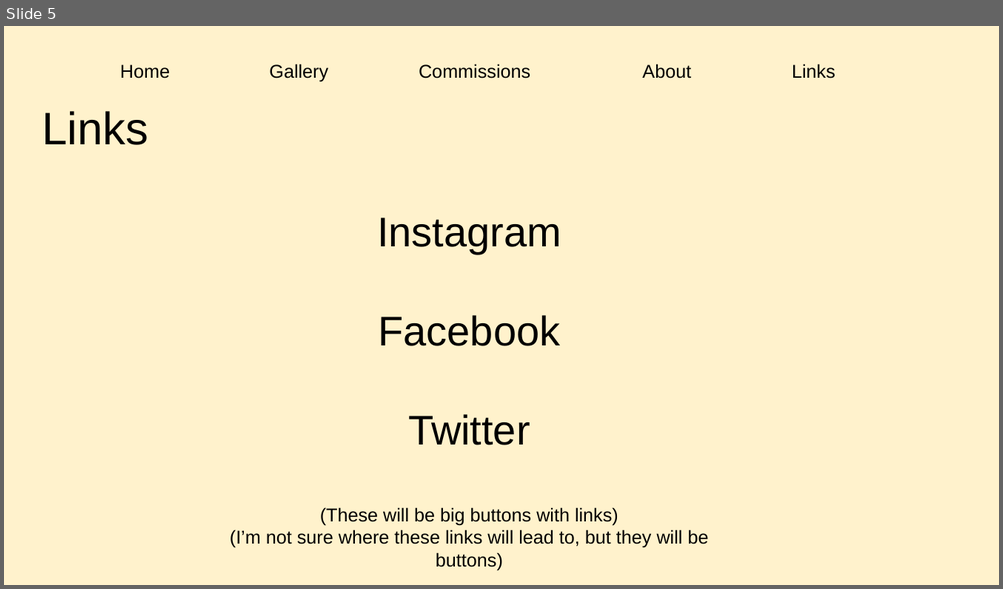
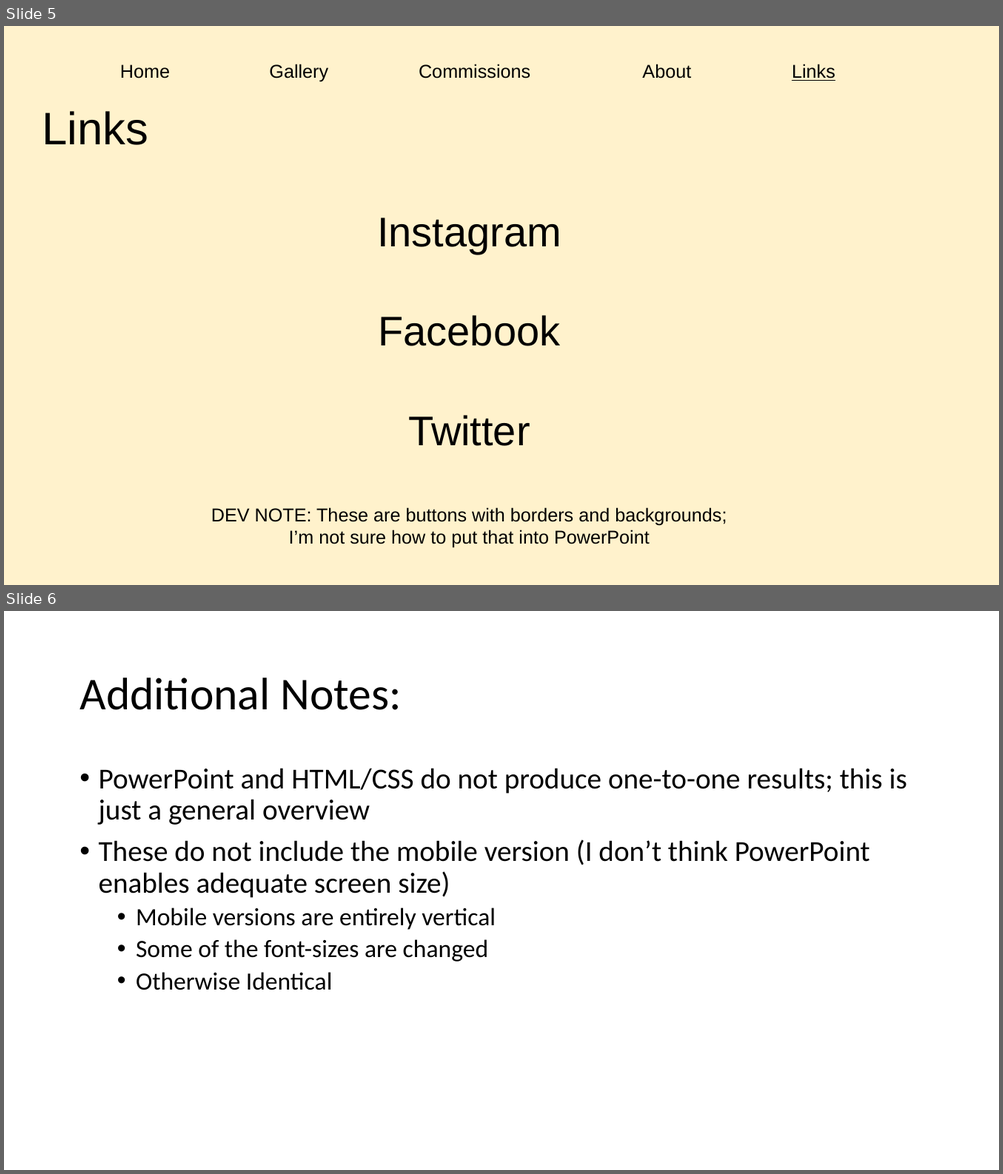
Before and after one commit to Clarkdf/343-f22-p1, a slide deck: design/CS343 - P1 Sketch Up.pptx. Shown one above the other, each under a label of ours: slide 5 before the commit, slides 5 and 6 after it. The pictures are 1003x589 and 1003x1174 pixels, drawn with LibreOffice and Linux fonts; fonts in the diff are those of the drawing. Boxes give left, top, right and bottom in pixels: in the first picture for what was removed or moved away, otherwise in the second. Text is boxed around its words. In the diff, an @@ line names an element or a change of style, - is before the commit and + after.

```diff
--- a/design/CS343 - P1 Sketch Up.pptx
+++ b/design/CS343 - P1 Sketch Up.pptx
@@ slide 6 added at (4, 611, 999, 1170), background #FFFFFF @@
@@ title added at (79, 678, 401, 710), 44 pt, text #000000 @@
+Additional Notes:
@@ text added at (99, 768, 907, 991), 28 pt, text #000000 @@
+• PowerPoint and HTML/CSS do not produce one-to-one results; this is just a general overview
+• These do not include the mobile version (I don’t think PowerPoint enables adequate screen size)
+  • Mobile versions are entirely vertical
+  • Some of the font-sizes are changed
+  • Otherwise Identical
@@ slide 5 changed as well @@
@@ text "Home Gallery Commissions About Links" at (120, 64, 835, 82): underline on in "Links" @@
@@ text at (211, 508, 726, 548): text changed @@
-(These will be big buttons with links)
-(I’m not sure where these links will lead to, but they will be buttons)
+DEV NOTE: These are buttons with borders and backgrounds; I’m not sure how to put that into PowerPoint
```
Also in this commit, not shown: 4 other slides changed, 3 other files.
